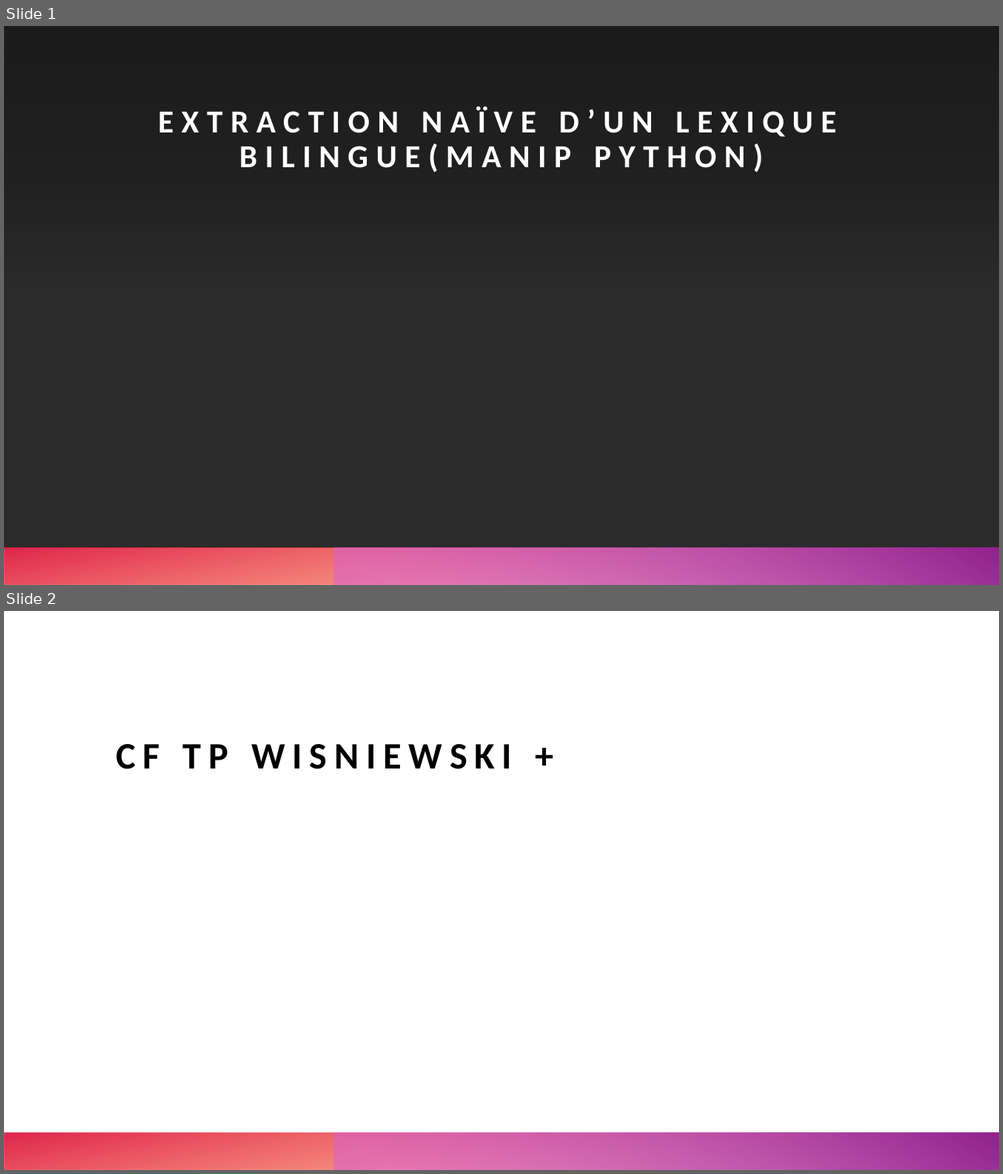
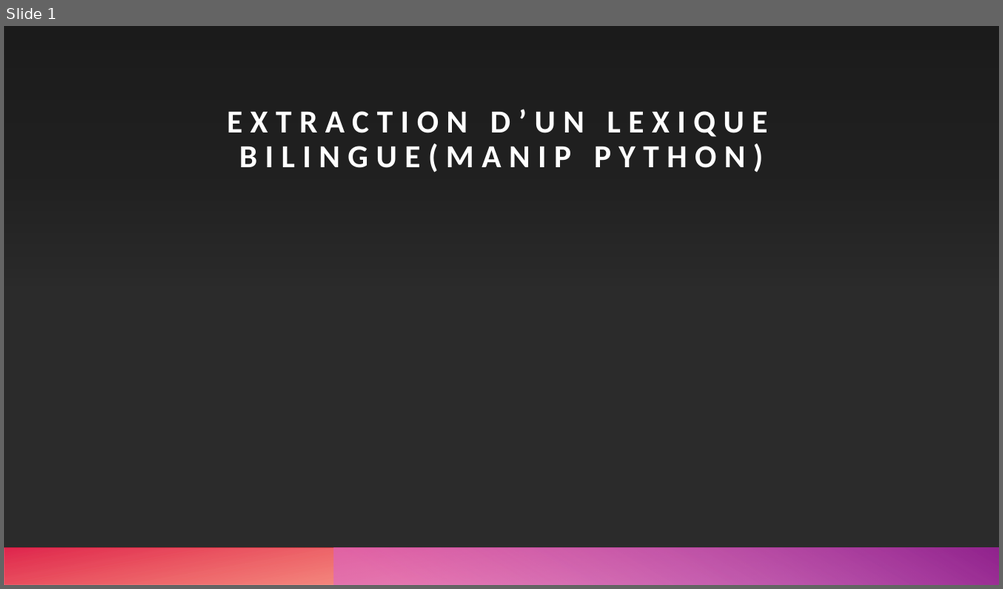
Before and after one commit to armandstrickernlp/NLP_Inalco, a slide deck: slides/S1_cours5.pptx. Shown one above the other, each under a label of ours: slides 1 and 2 before the commit, slide 1 after it. The pictures are 1003x1174 and 1003x589 pixels, drawn with LibreOffice and Linux fonts; fonts in the diff are those of the drawing; background and template pictures are left out; a plain dark background stands for a picture behind light text. Boxes give left, top, right and bottom in pixels: in the first picture for what was removed or moved away, otherwise in the second. Text is boxed around its words. In the diff, an @@ line names an element or a change of style, - is before the commit and + after.

```diff
--- a/slides/S1_cours5.pptx
+++ b/slides/S1_cours5.pptx
@@ slide 2 removed at (4, 611, 999, 1170), background #FFFFFF; not listed: 1 template element that a slide beside it also shows @@
@@ title removed at (116, 744, 512, 769) @@
-CF TP WISNIEWSKI +
@@ rectangle removed at (4, 1133, 999, 1170) @@
@@ slide 1 changed as well @@
@@ title at (227, 109, 768, 173): text changed @@
-EXTRACTION NAÏVE D’UN LEXIQUE BILINGUE(MANIP PYTHON)
+EXTRACTION D’UN LEXIQUE BILINGUE(MANIP PYTHON)
```
Also in this commit, not shown: 11 slides added.
